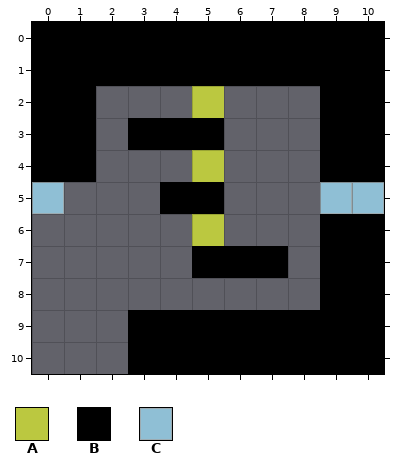
An edit to a level. Tiled map (JSON), Assets/Level_Editor/TileMap/Room_9.tmj. Above: the version before the commit.
Cells are 32x32 px. Shown: x 0..10, y 0..10.
Key: from "tileSet": A 32, B 33, C 45.
_ is an empty cell.
Layer "Blocks" before, first column x 0:
 0 BBBBBBBBBBB
 1 BBBBBBBBBBB
 2 BB___A___BB
 3 BB_BBB___BB
 4 BB___A___BB
 5 C___BB___CC
 6 _____A___BB
 7 _____BBB_BB
 8 _________BB
 9 ___BBBBBBBB
10 ___BBBBBBBB
The same view after the edit:
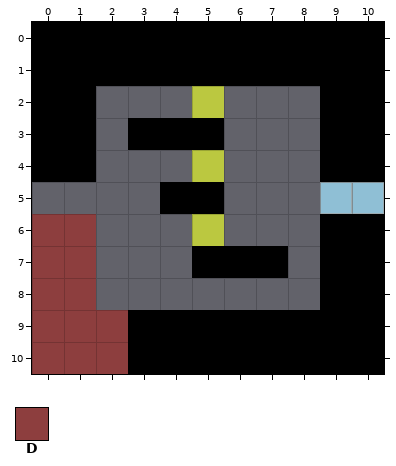
Further tiles: from "tileSet": D 34.
The exact change:
Changed rows in their new state; . is an unchanged cell.
Layer "Blocks":
first column x 0:
 5 _..
 6 DD.
 7 DD.
 8 DD.
 9 DDD
10 DDD
Where, in picture pixels (left, top, right, bottom), the same in both pictures:
changed: (32, 182, 128, 374)
